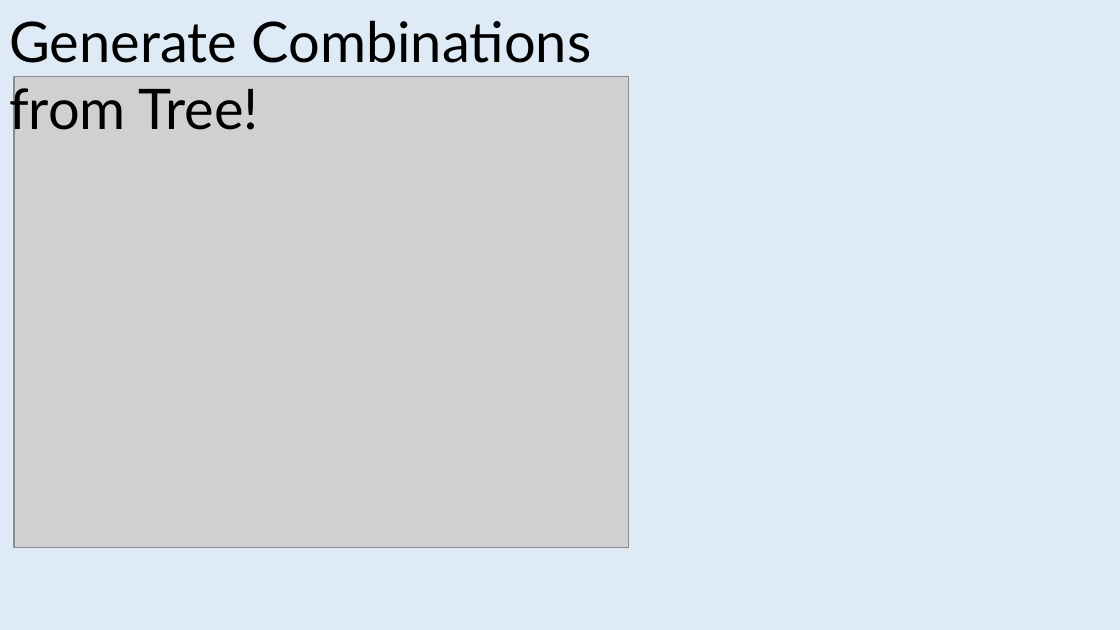
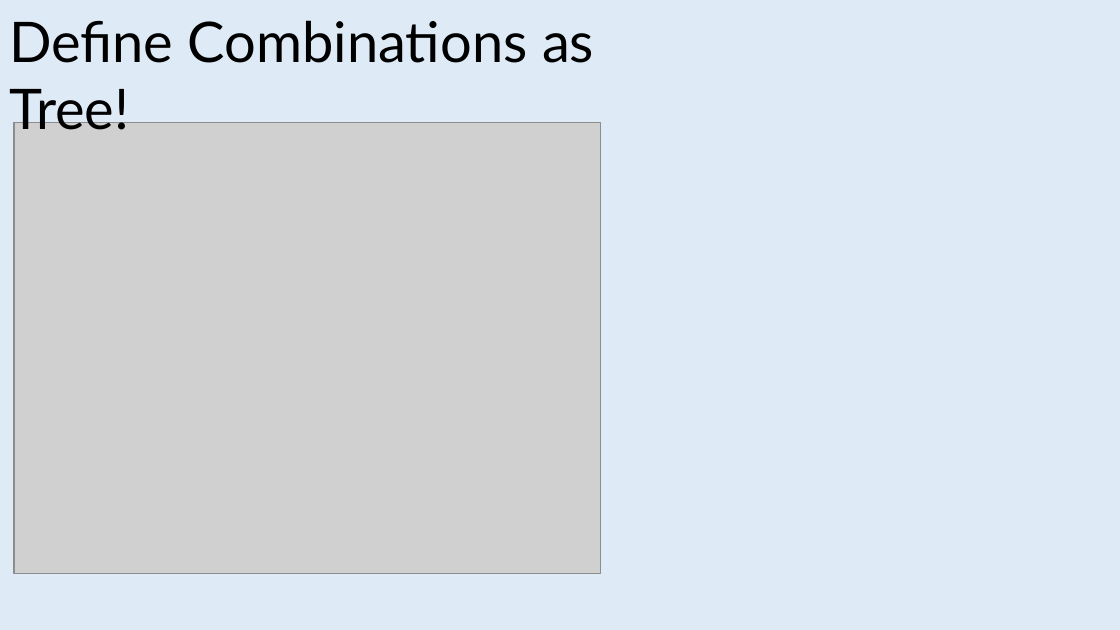
Before and after one commit to jeromerg/NCase, a slide deck: slide 5 of src/NCase.Doc/intern/ReadmeCaroussel.pptx. Drawn at 1120x630 pixels with LibreOffice and Linux fonts; fonts in the diff are those of the drawing; grey boxes stand for pictures. Boxes give left, top, right and bottom in pixels: in the first picture for what was removed or moved away, otherwise in the second. Text is boxed around its words. In the diff, an @@ line names an element or a change of style, - is before the commit and + after.

```diff
--- a/src/NCase.Doc/intern/ReadmeCaroussel.pptx
+++ b/src/NCase.Doc/intern/ReadmeCaroussel.pptx
@@ text at <box>9,20,594,139</box>: text changed @@
-Generate Combinations from Tree!
+Define Combinations as Tree!
@@ picture: place and size @@
-picture at <box>13,76,628,548</box>
+picture at <box>13,123,600,573</box>
```
Also in this commit, not shown: 5 other slides changed, 6 slides added, 1 other file.
